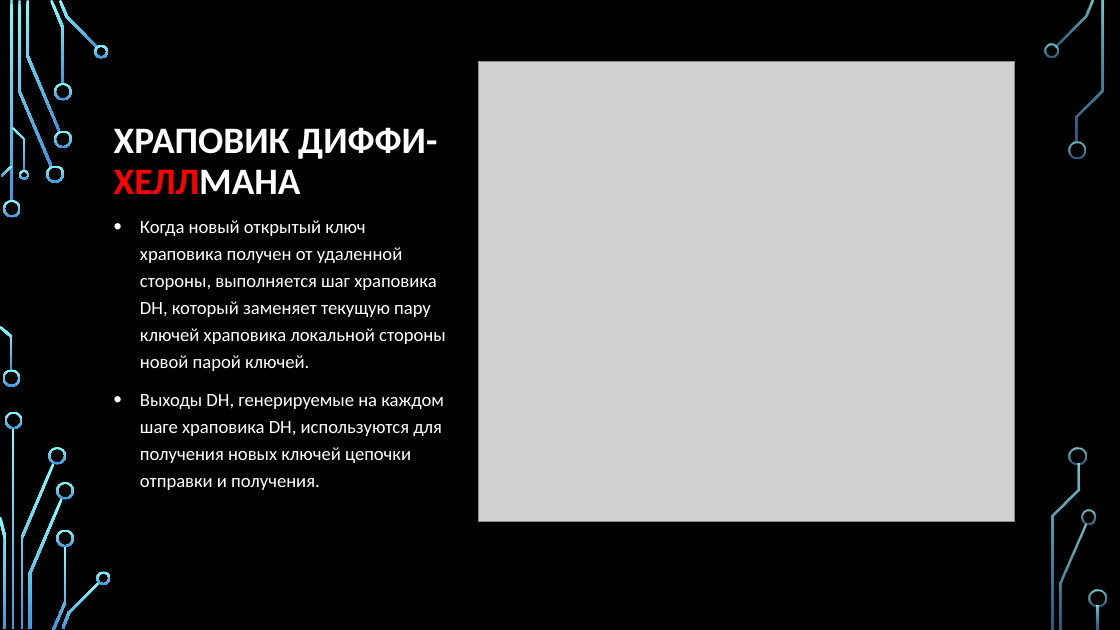
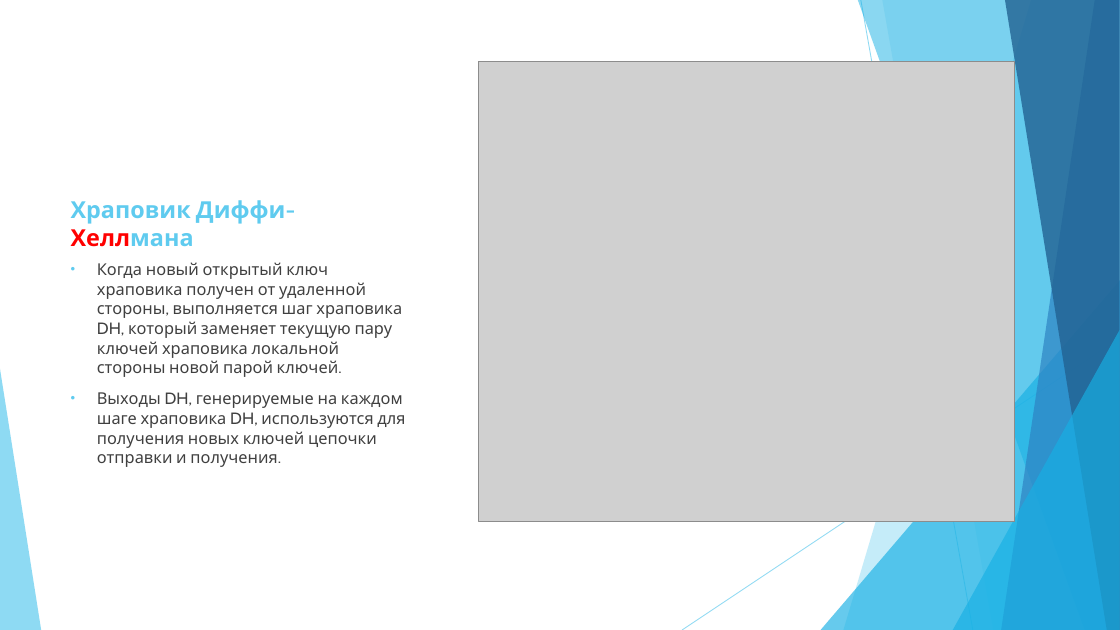
Before and after one commit to natallia-zzz/messenger_crypt, a slide deck: slide 13 of SignalProtocol.pptx (slide 9 before the commit). Drawn at 1120x630 pixels with LibreOffice and Linux fonts; fonts in the diff are those of the drawing; grey boxes stand for pictures; background and template pictures are left out. Boxes give left, top, right and bottom in pixels: in the first picture for what was removed or moved away, otherwise in the second. Text is boxed around its words. In the diff, an @@ line names an element or a change of style, - is before the commit and + after.

```diff
--- a/SignalProtocol.pptx
+++ b/SignalProtocol.pptx
@@ background picture (left out) to #FFFFFF @@
@@ title at (71, 200, 286, 247): text changed; size 32 to 20 pt; font Calibri to Cabin; text colour #FFFFFF to #5FCBEF @@
-ХРАПОВИК ДИФФИ-ХЕЛЛМАНА
+Храповик Диффи-Хеллмана
@@ text "Когда новый открытый ключ храповика ...": place and size @@
-text "Когда новый открытый ключ храповика ..." at (140, 220, 446, 490)
+text "Когда новый открытый ключ храповика ..." at (97, 262, 405, 467)
@@ text "Когда новый открытый ключ храповика ..." at (97, 262, 405, 467): size 16 to 14 pt, font Calibri to Cabin, text colour #FFFFFF to #404040; line spacing 1.2 to 1 @@
@@ group added at (0, 0, 1120, 630): 5 freeform shapes, 3 triangles, 2 lines @@
@@ group removed at (0, 0, 1107, 630): 33 freeform shapes, 3 rectangles @@
```
Also in this commit, not shown: 13 other slides changed, 5 slides added, 1 slide removed, 2 other files.
